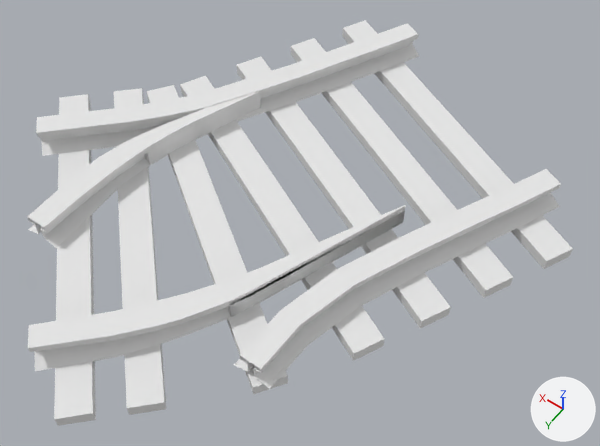
Two versions of the OBJ model models/advtrains_dtrack_sy_tieless_l_30.obj, one commit apart.
Both versions are drawn from a camera (50 mm lens) standing at (-1.36, 1.45, 2.0) and looking at (-0.22, -0.14, -0.5). Lighting does not change. The marker at lower right points along +X, +Y and +Z. Where no turn or scale is listed for an object, it has been applied to the vertices.

The scene before the commit, as lines of its bpy script (objects in view):
```python
me_dtrack_sy_30_blades_l_beziercurve_012 = bpy.data.meshes.new('dtrack_sy_30.blades_l_BezierCurve.012')
me_dtrack_sy_30_blades_l_beziercurve_012.from_pydata(...)  # 131 vertices, 123 faces, 1 loose edge; spans x -0.556..0.56, y -0.512..0.897, z -0.464..-0.36
me_dtrack_sy_30_blades_l_beziercurve_012.materials.append(mat_rails)  # white #e7e7e7
me_dtrack_sy_30_sleepers_cube_038 = bpy.data.meshes.new('dtrack_sy_30.sleepers_Cube.038')
me_dtrack_sy_30_sleepers_cube_038.from_pydata(...)  # 56 vertices, 35 faces; spans x -1.12..0.98, y -1.26..0.98, z -0.51..-0.46
me_dtrack_sy_30_sleepers_cube_038.materials.append(mat_sleepers)  # white #e7e7e7
me_dtrack_sy_30_stockrails_cube_031 = bpy.data.meshes.new('dtrack_sy_30.stockrails_Cube.031')
me_dtrack_sy_30_stockrails_cube_031.from_pydata(...)  # 170 vertices, 141 faces; spans x -1.0..0.9, y -1.25..0.5, z -0.46..-0.36
me_dtrack_sy_30_stockrails_cube_031.materials.append(mat_rails)  # white #e7e7e7
ob_dtrack_sy_30_blades_l_beziercurve_012 = bpy.data.objects.new('dtrack_sy_30.blades_l_BezierCurve.012', me_dtrack_sy_30_blades_l_beziercurve_012)
ob_dtrack_sy_30_blades_l_beziercurve_012.location = (0.0, 0.0, 0.0)
ob_dtrack_sy_30_sleepers_cube_038 = bpy.data.objects.new('dtrack_sy_30.sleepers_Cube.038', me_dtrack_sy_30_sleepers_cube_038)
ob_dtrack_sy_30_sleepers_cube_038.location = (0.0, 0.0, 0.0)
ob_dtrack_sy_30_stockrails_cube_031 = bpy.data.objects.new('dtrack_sy_30.stockrails_Cube.031', me_dtrack_sy_30_stockrails_cube_031)
ob_dtrack_sy_30_stockrails_cube_031.location = (0.0, 0.0, 0.0)
```
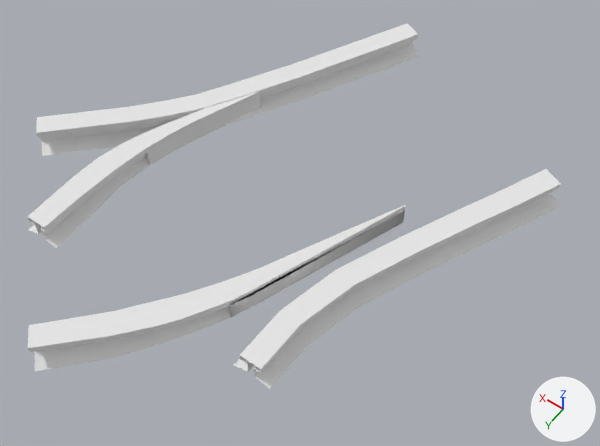
The change, as a list of edits to the scene's bpy script:
```text
Remove ob_dtrack_sy_30_sleepers_cube_038:
    ob_dtrack_sy_30_sleepers_cube_038 = bpy.data.objects.new('dtrack_sy_30.sleepers_Cube.038', me_dtrack_sy_30_sleepers_cube_038)
    ob_dtrack_sy_30_sleepers_cube_038.location = (0.0, 0.0, 0.0)
```

Changed parts and their boxes (x1, y1, x2, y2) in the pictures (600 x 446 px):
'dtrack_sy_30.sleepers_Cube.038', deleted
    before: (54, 20, 573, 426)
